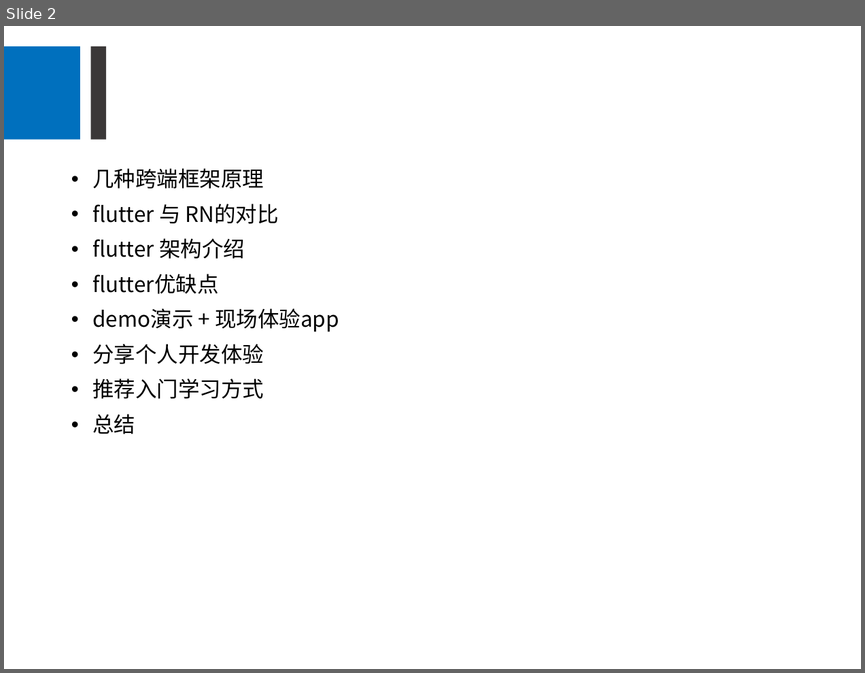
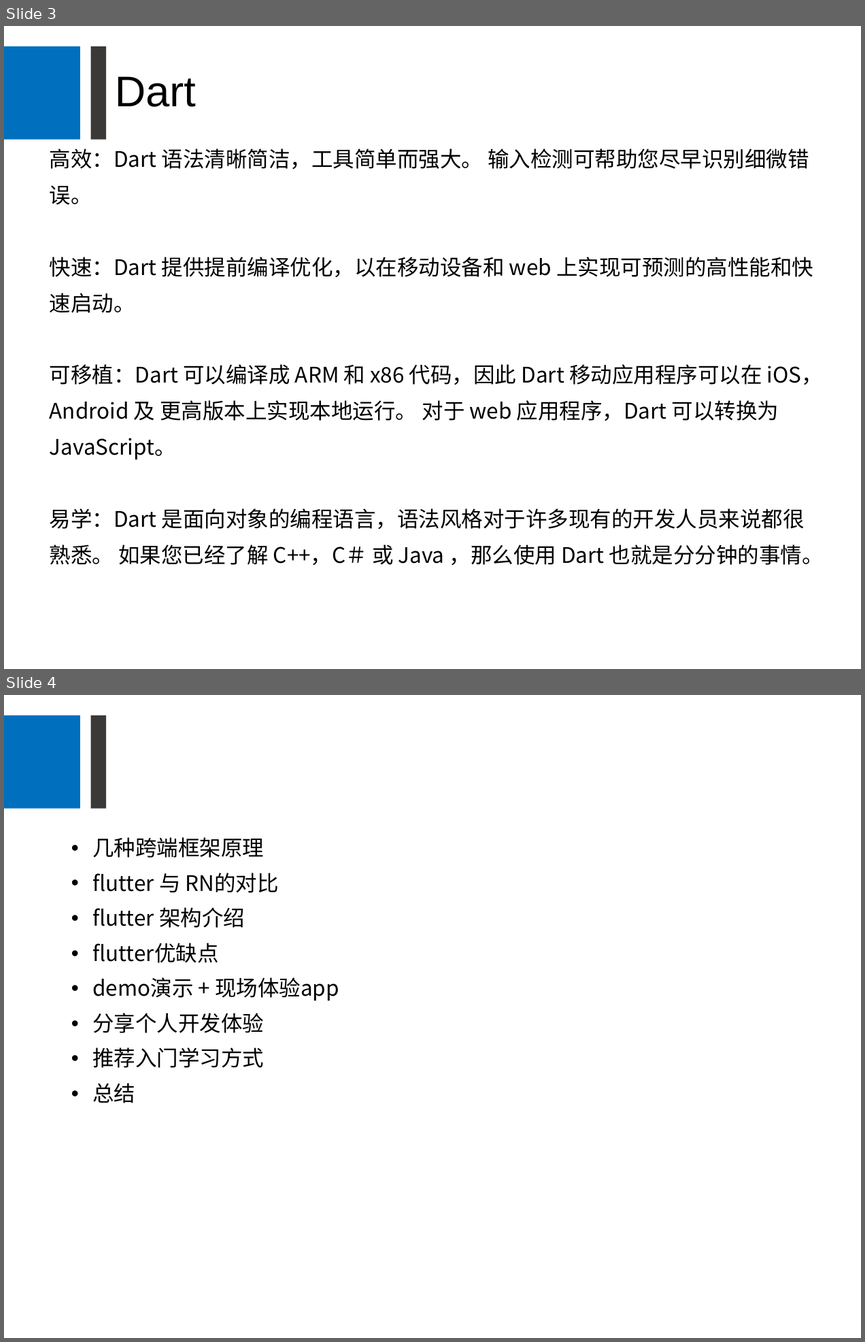
Before and after one commit to Newbit13/demo, a slide deck: flutter_demo/分享/跨端技术flutter分享.ppt. Shown one above the other, each under a label of ours: slide 2 before the commit, slides 3 and 4 after it. The pictures are 865x673 and 865x1342 pixels, drawn with LibreOffice and Linux fonts; fonts in the diff are those of the drawing. Boxes give left, top, right and bottom in pixels: in the first picture for what was removed or moved away, otherwise in the second. Text is boxed around its words. In the diff, an @@ line names an element or a change of style, - is before the commit and + after.

```diff
--- a/flutter_demo/分享/跨端技术flutter分享.ppt
+++ b/flutter_demo/分享/跨端技术flutter分享.ppt
@@ slide 3 added at box(4, 26, 861, 669), background #FFFFFF; not listed: 2 template elements that a slide beside it also shows @@
@@ title added at box(115, 76, 196, 107), 36 pt, text #000000 @@
+Dart
@@ text added at box(50, 148, 823, 565), 18 pt, text #000000 @@
+高效：Dart 语法清晰简洁，工具简单而强大。 输入检测可帮助您尽早识别细微错误。
+快速：Dart 提供提前编译优化，以在移动设备和 web 上实现可预测的高性能和快速启动。
+可移植：Dart 可以编译成 ARM 和 x86 代码，因此 Dart 移动应用程序可以在 iOS，Android 及 更高版本上实现本地运行。 对于 web 应用程序，Dart 可以转换为 JavaScript。
+易学：Dart 是面向对象的编程语言，语法风格对于许多现有的开发人员来说都很熟悉。 如果您已经了解 C++，C＃ 或 Java ，那么使用 Dart 也就是分分钟的事情。
@@ what was slide 2 is now slide 4 @@
```
Also in this commit, not shown: 1 slide changed, 1 other slide added, 2 other files.
